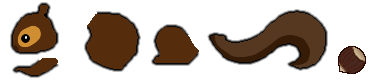
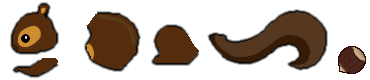
Layer changes from the first 370 × 80 image to the second:
renamed "Final" to "Visible", showed it, painted on it over <box>12,4,327,76</box>
hid "Head" over <box>12,4,57,53</box>
hid "Queue" over <box>210,11,327,70</box>
hid "Body" over <box>86,13,139,70</box>
hid "Leg" over <box>152,26,198,64</box>
hid "Arm" over <box>20,63,57,76</box>
hid "Colors01", painted on it over <box>13,5,311,75</box>
hid "Colors02" over <box>210,12,325,68</box>
